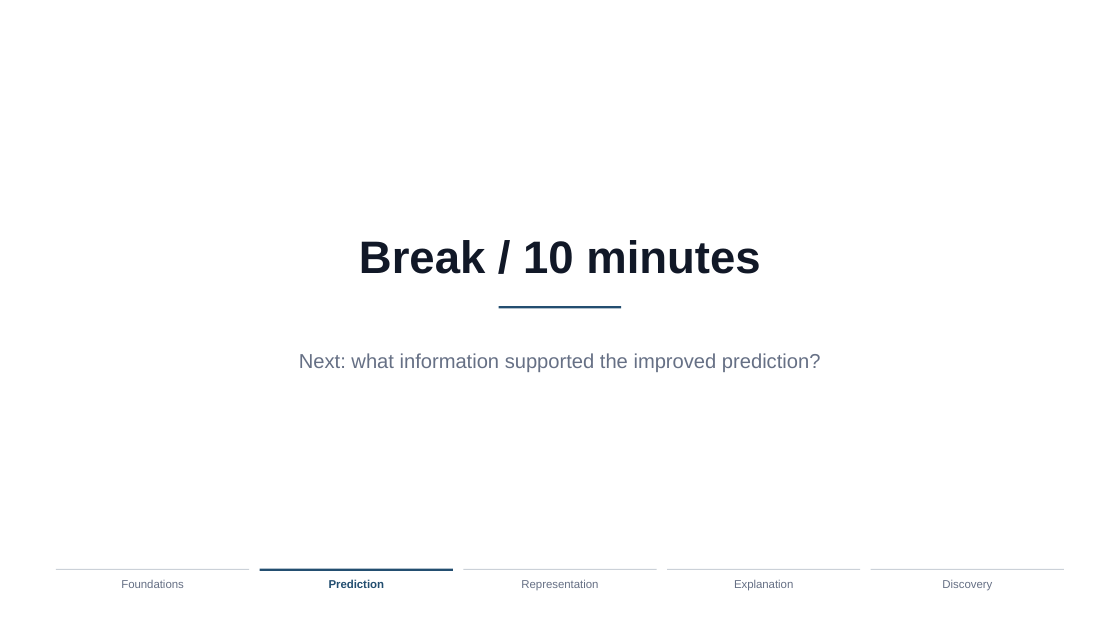
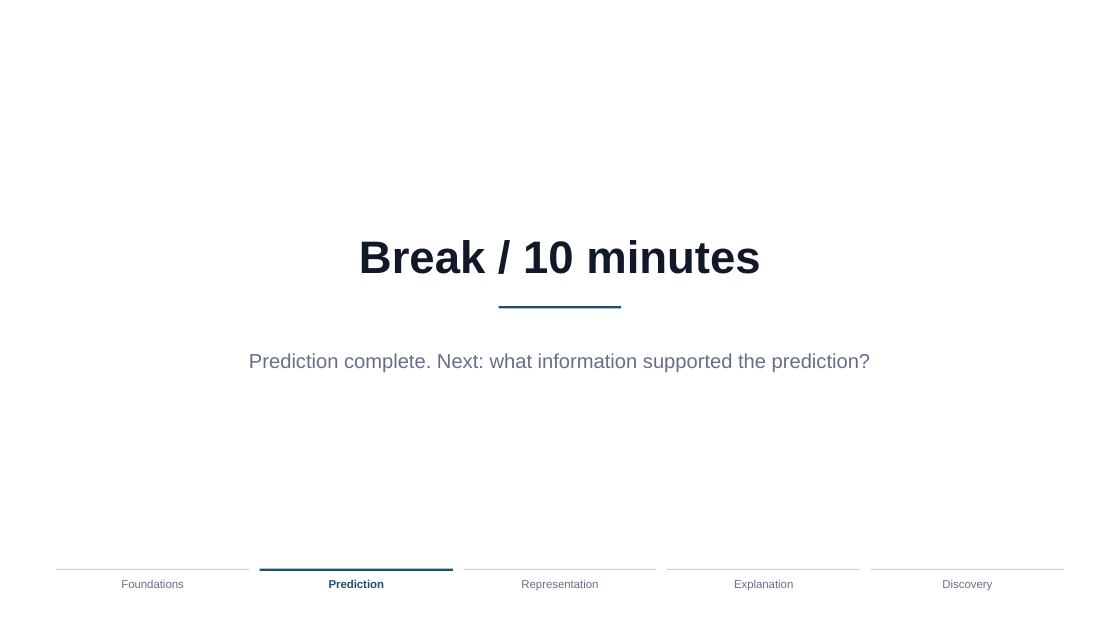
Before and after one commit to xhb120633/LLM_human_decisions, a slide deck: slide 41 of slides/llm_human_decisions_tutorial.pptx. Drawn at 1120x630 pixels with LibreOffice and Linux fonts; fonts in the diff are those of the drawing. Boxes give left, top, right and bottom in pixels: in the first picture for what was removed or moved away, otherwise in the second. Text is boxed around its words. In the diff, an @@ line names an element or a change of style, - is before the commit and + after.

```diff
--- a/slides/llm_human_decisions_tutorial.pptx
+++ b/slides/llm_human_decisions_tutorial.pptx
@@ text at (249,353,871,372): text changed @@
-Next: what information supported the improved prediction?
+Prediction complete. Next: what information supported the prediction?
```
Also in this commit, not shown: 1 other slide changed, 1 other file.
